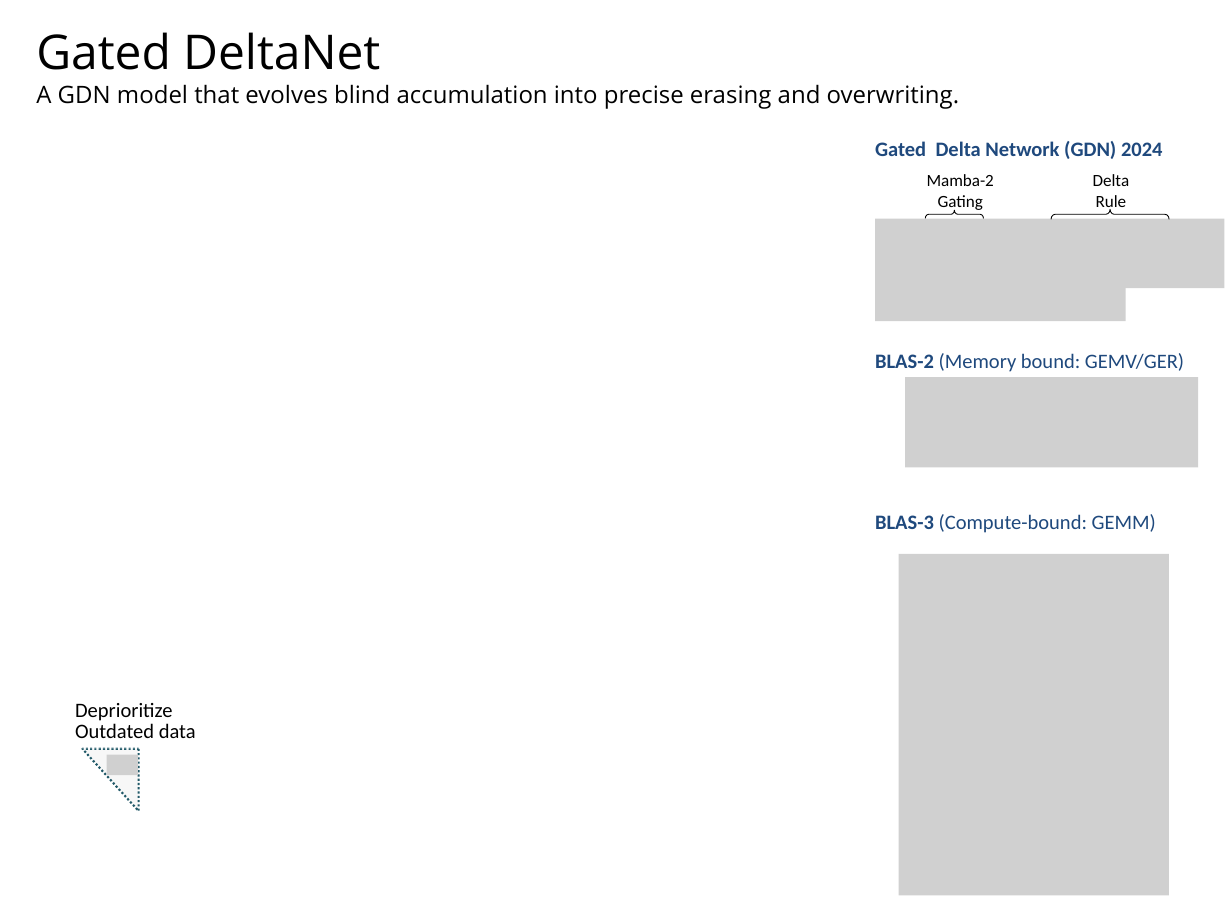
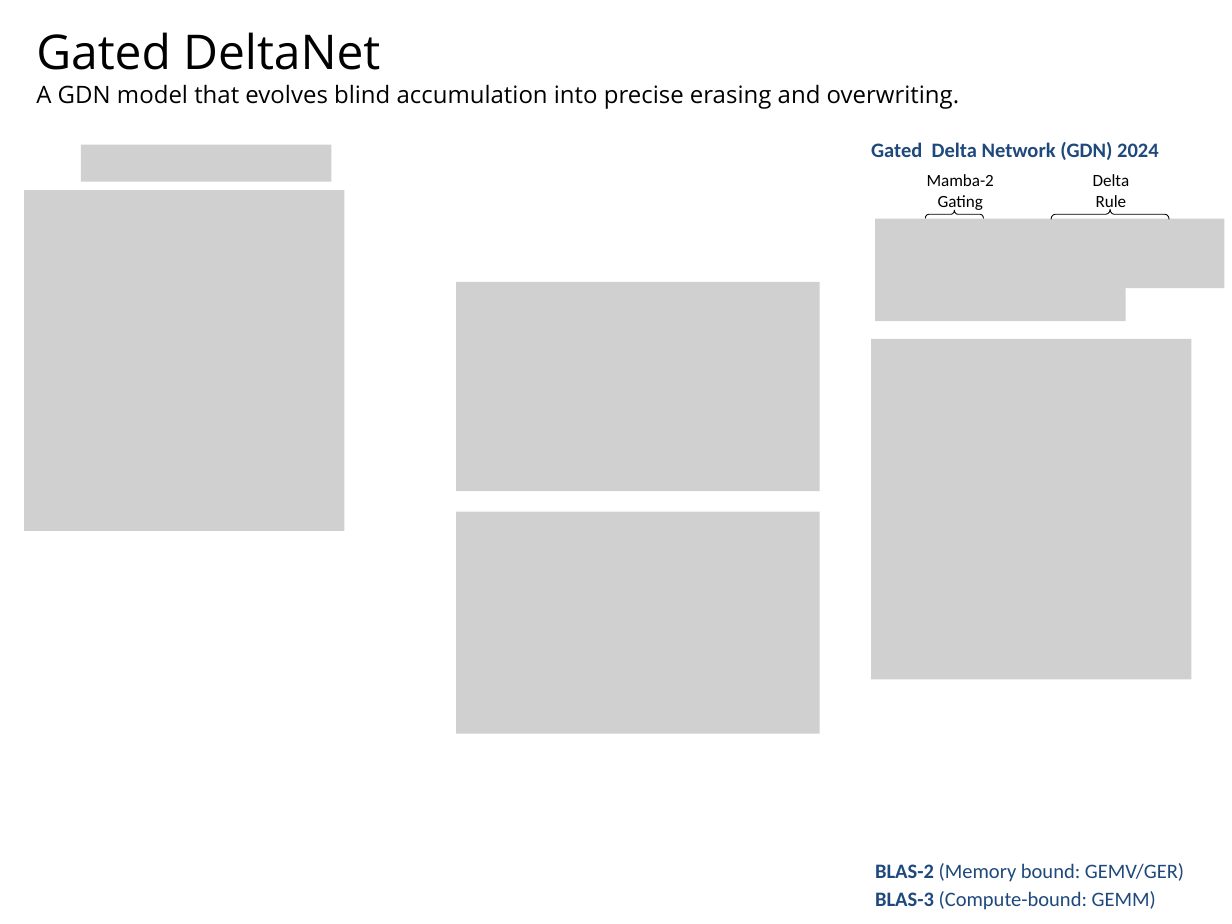
Before and after one commit to navibator/crazy-ai, a slide deck: slide 5 of temp.pptx. Drawn at 1232x924 pixels with LibreOffice and Linux fonts; fonts in the diff are those of the drawing; grey boxes stand for pictures. Boxes give left, top, right and bottom in pixels: in the first picture for what was removed or moved away, otherwise in the second. Text is boxed around its words. In the diff, an @@ line names an element or a change of style, - is before the commit and + after.

Commit message:
update gdn

```diff
--- a/temp.pptx
+++ b/temp.pptx
@@ picture added at (81, 145, 331, 182) @@
@@ text "Gated Delta Network (GDN) 2024": place and size @@
-text "Gated Delta Network (GDN) 2024" at (875, 141, 1163, 159)
+text "Gated Delta Network (GDN) 2024" at (871, 142, 1159, 160)
@@ picture added at (25, 190, 345, 531) @@
@@ picture added at (456, 282, 819, 492) @@
@@ picture added at (871, 339, 1191, 680) @@
@@ picture removed at (906, 377, 1199, 467) @@
@@ picture added at (456, 511, 819, 733) @@
@@ picture removed at (898, 554, 1168, 896) @@
@@ text removed at (75, 703, 196, 738) @@
-Deprioritize
-Outdated data
@@ right triangle removed at (83, 749, 139, 811) @@
@@ picture removed at (107, 754, 138, 775) @@
@@ text "BLAS-2 (Memory bound: GEMV/GER)": place and size @@
-text "BLAS-2 (Memory bound: GEMV/GER)" at (875, 353, 1184, 372)
+text "BLAS-2 (Memory bound: GEMV/GER)" at (875, 863, 1184, 882)
@@ text "BLAS-3 (Compute-bound: GEMM)": place and size @@
-text "BLAS-3 (Compute-bound: GEMM)" at (875, 514, 1156, 533)
+text "BLAS-3 (Compute-bound: GEMM)" at (875, 891, 1156, 910)
```
